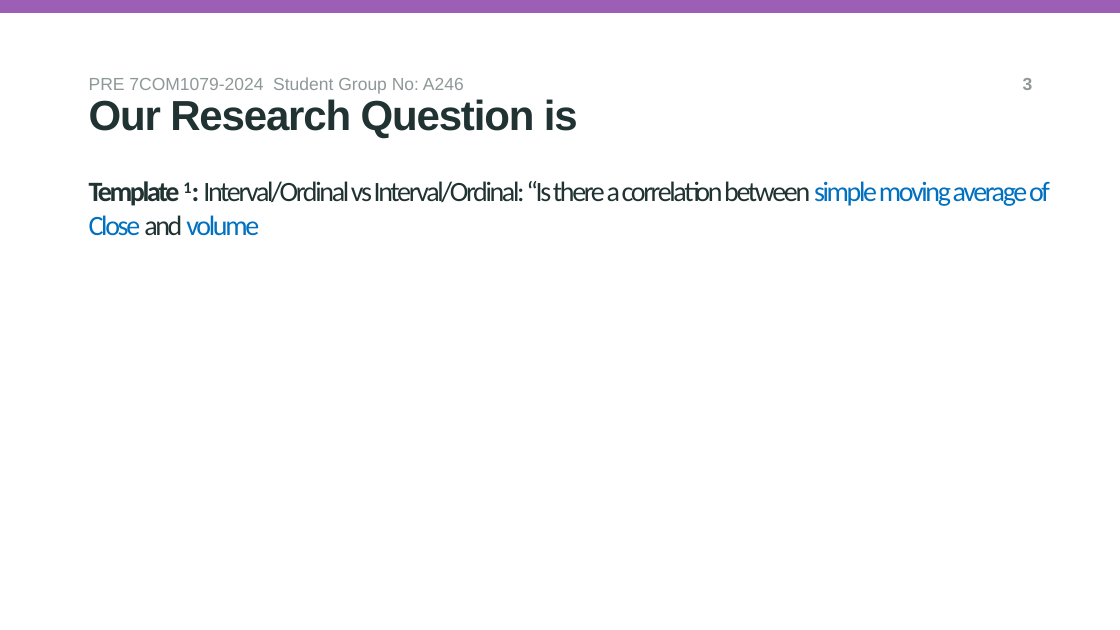
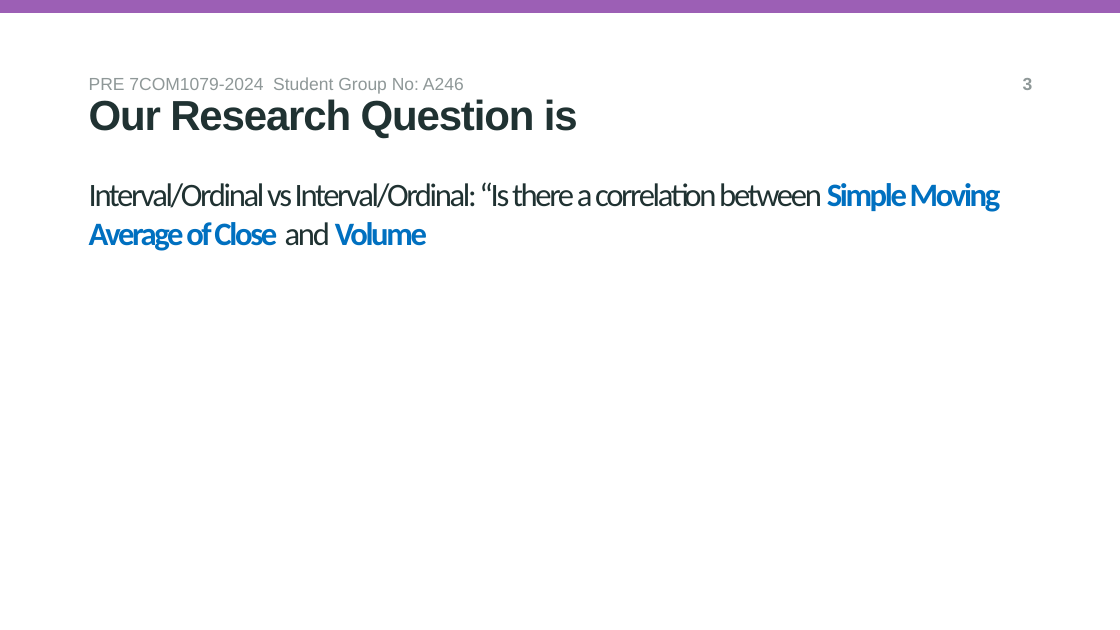
Before and after one commit to aa24abf/A246_7COM1079, a slide deck: slide 5 of reseach_question_presentation_template.pptx. Drawn at 1120x630 pixels with LibreOffice and Linux fonts; fonts in the diff are those of the drawing; background and template pictures are left out. Boxes give left, top, right and bottom in pixels: in the first picture for what was removed or moved away, otherwise in the second. Text is boxed around its words. In the diff, an @@ line names an element or a change of style, - is before the commit and + after.

```diff
--- a/reseach_question_presentation_template.pptx
+++ b/reseach_question_presentation_template.pptx
@@ title at [89, 182, 1001, 251]: text changed; size 24 to 28 pt @@
-Template 1: Interval/Ordinal vs Interval/Ordinal: “Is there a correlation between simple moving average of Close and volume
+Interval/Ordinal vs Interval/Ordinal: “Is there a correlation between Simple Moving Average of Close and Volume
```
Also in this commit, not shown: 1 other slide changed, 1 slide added, 1 slide removed, 3 other files.
